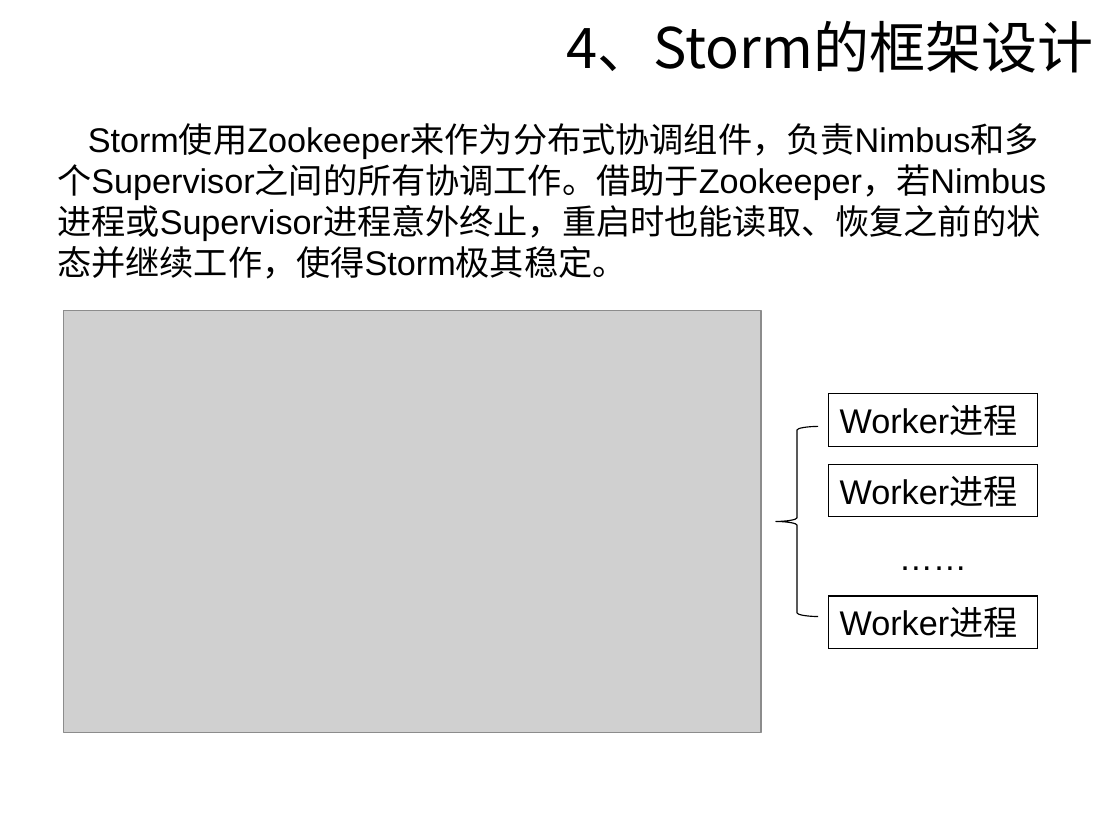
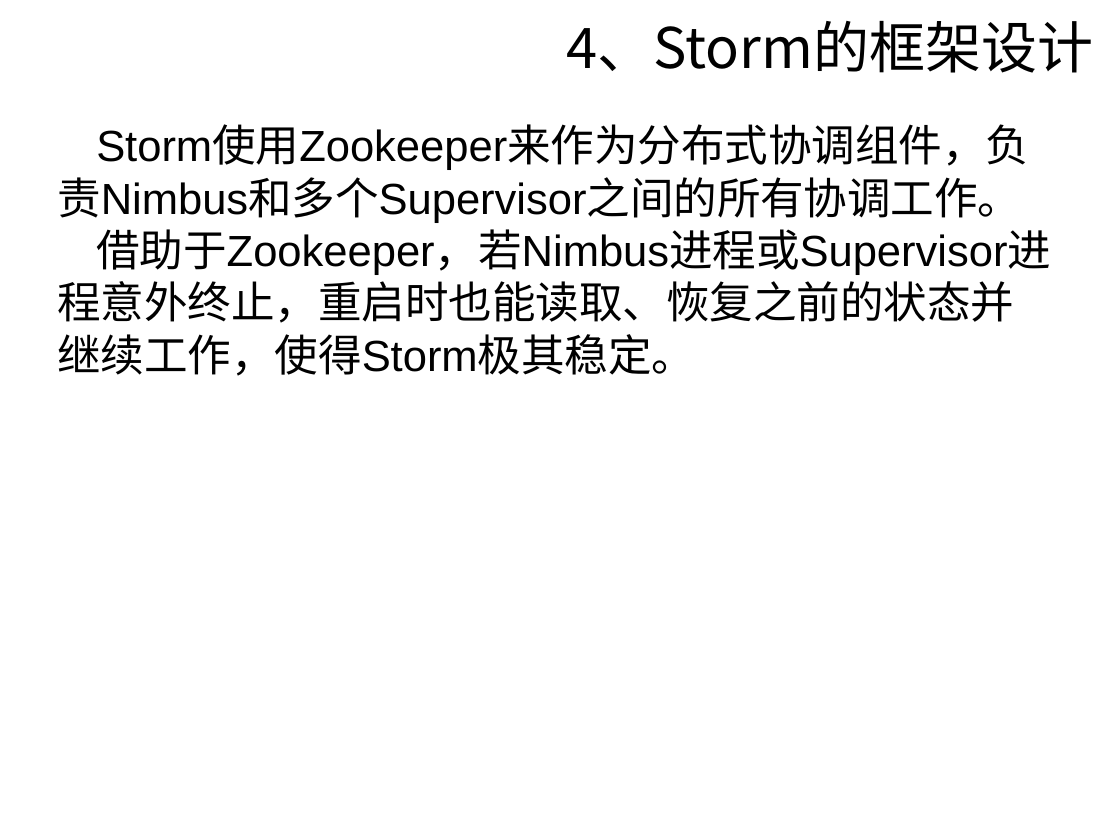
Before and after one commit to sunyisgithub/Git, a slide deck: slide 26 of Storm.ppt. Drawn at 1120x840 pixels with LibreOffice and Linux fonts; fonts in the diff are those of the drawing; grey boxes stand for pictures; background and template pictures are left out. Boxes give left, top, right and bottom in pixels: in the first picture for what was removed or moved away, otherwise in the second. Text is boxed around its words. In the diff, an @@ line names an element or a change of style, - is before the commit and + after.

```diff
--- a/Storm.ppt
+++ b/Storm.ppt
@@ text at (57,126,1051,376): text changed; size 22 to 28 pt @@
-Storm使用Zookeeper来作为分布式协调组件，负责Nimbus和多个Supervisor之间的所有协调工作。借助于Zookeeper，若Nimbus进程或Supervisor进程意外终止，重启时也能读取、恢复之前的状态并继续工作，使得Storm极其稳定。
+Storm使用Zookeeper来作为分布式协调组件，负责Nimbus和多个Supervisor之间的所有协调工作。
+借助于Zookeeper，若Nimbus进程或Supervisor进程意外终止，重启时也能读取、恢复之前的状态并继续工作，使得Storm极其稳定。
@@ picture removed at (64,310,762,732) @@
@@ rectangle removed at (829,394,1037,447) @@
-Worker进程
@@ freeform shape removed at (776,427,819,617) @@
@@ rectangle removed at (829,465,1037,517) @@
-Worker进程
@@ text removed at (888,530,979,582) @@
-……
@@ rectangle removed at (829,596,1037,648) @@
-Worker进程
```
Also in this commit, not shown: 23 other slides changed, 20 slides added, 13 slides removed.
